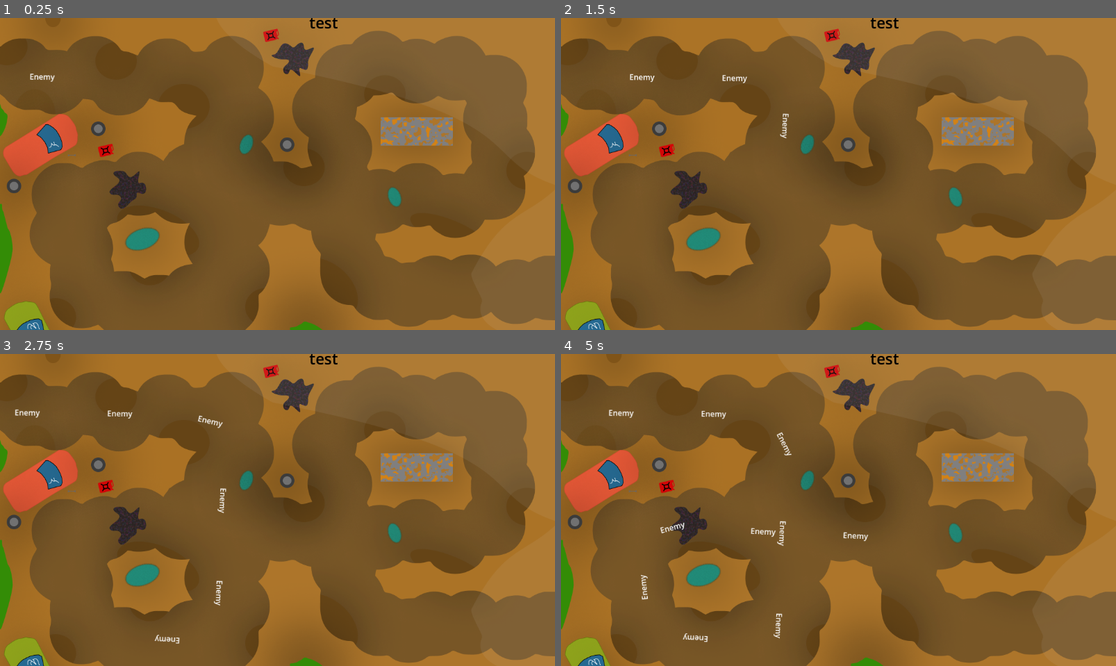
Above: before the commit, frames 1-4 (two rows, left to right).
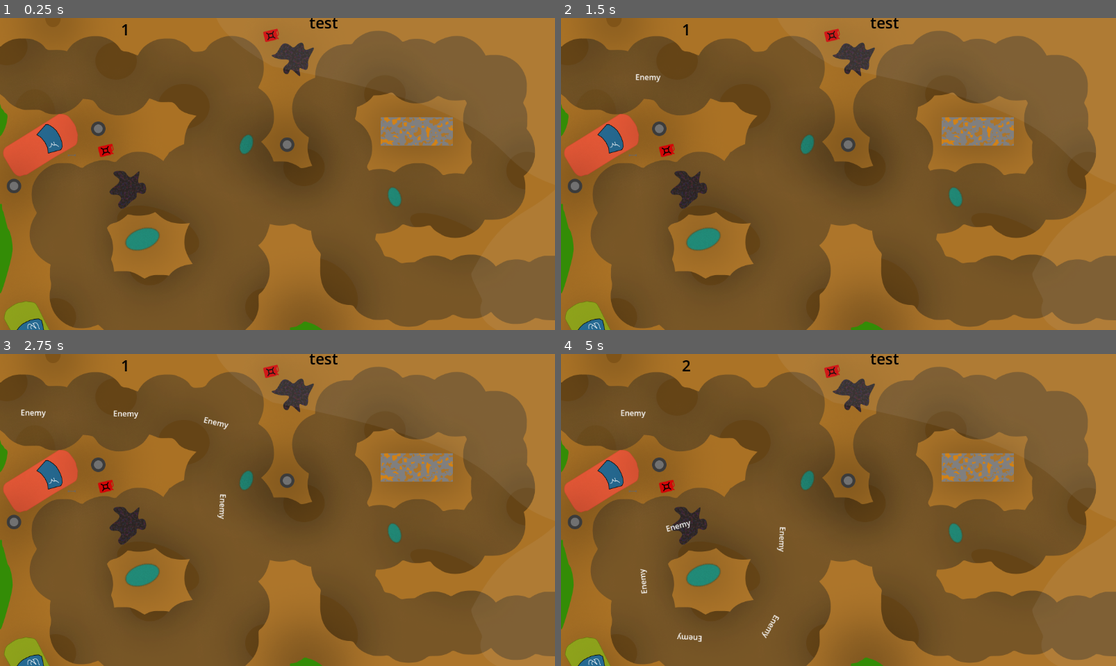
Above: after the commit, the same moments.

Repository: Nils1024/campfire-flagship
Game: Godot game, scene res://test.tscn
The game is run twice, just before and just after one commit, with the same random seed, the same clock (stepped at 60 frames per second) and the same inputs.
Inputs:
- Up to frame 1 (0.25 s): no input
- Up to frame 2 (1.5 s): tap Enter at 0.5, 0.6 s; tap Keypad Enter at 1.35 s
- Up to frame 3 (2.75 s): tap Enter at 2.1 s
- Up to frame 4 (5 s): tap Keypad Enter at 2.85, 4.35 s; tap Enter at 3.6 s

The runs differ from the first frame. In frame 1, less than 0.1% of the frame differs, in the area x 5-23%, y 2-21%; in frame 2, 0.2%; in frame 3, 0.4%; in frame 4, 0.8%, in the area x 8-56%, y 2-93%.

Commit message:
Base Round Num System + Powerup Vars

Diff:
--- a/Scripts/barcode.gd
+++ b/Scripts/barcode.gd
@@ -32,6 +32,9 @@
 func _ready() -> void:
 	print(codes["code1"])
 
+func _physics_process(delta):
+	$roundnum.text = str(Pause.roundnum)
+
 func _input(event: InputEvent) -> void:
 	if event is InputEventKey and event.pressed:
 		var keycode = event.keycode
--- a/Scripts/level_system.gd
+++ b/Scripts/level_system.gd
@@ -3,11 +3,26 @@
 var spawn_queue = []
 @onready var tower_scene = preload("res://enemy.tscn")
 
+
+
 # Called when the node enters the scene tree for the first time.
 func _ready() -> void:
-	for i in range(10):
+
+	for i in range(Pause.roundnum * 5):
 		add()
 		await get_tree().create_timer(.5).timeout
+	Pause.roundnum += 1
+	await get_tree().create_timer(1).timeout
+	next_level()
+
+func next_level():
+
+	for i in range(Pause.roundnum * 5):
+		add()
+		await get_tree().create_timer(.5).timeout
+	Pause.roundnum += 1
+	await get_tree().create_timer(1).timeout
+	next_level()
 
 # Called every frame. 'delta' is the elapsed time since the previous frame.
 func _process(delta: float) -> void:
--- a/Scripts/pause.gd
+++ b/Scripts/pause.gd
@@ -1,4 +1,6 @@
 extends Node
+
+var roundnum := 0
 
 var enemies_found = []
 
--- a/Scripts/shopmanager.gd
+++ b/Scripts/shopmanager.gd
@@ -1,6 +1,10 @@
 extends Node
 
 var barcode_buffer: String = ""
+var multiplier :float = 1.0
+var reloadtime : float = 1.0
+var towerRadius : float = 1.0
+var strenght : float = 1.0
 
 enum barcodeState {
 	WAITING_FOR_TOWER,
@@ -55,13 +59,14 @@
 
 	match powerup:
 		"FasterReload":
-			pass
+			if reloadtime != 0.1:
+				reloadtime = reloadtime - 0.1
 		"BiggerRadius":
-			pass
+			towerRadius += .5
 		"MorePower":
-			pass
+			strenght += 1
 		"2xPoints":
-			pass
+			multiplier *= 2
 
 
 func reset_scan_state():
--- a/test.tscn
+++ b/test.tscn
@@ -44,3 +44,12 @@
 
 [node name="Path" parent="." unique_id=1027853351 instance=ExtResource("4_ykrsh")]
 script = ExtResource("5_g14j6")
+
+[node name="roundnum" type="Label" parent="." unique_id=261485593]
+offset_left = 251.0
+offset_top = 1.0
+offset_right = 758.0
+offset_bottom = 101.0
+theme_override_colors/font_color = Color(0, 0, 0, 1)
+theme_override_font_sizes/font_size = 32
+text = "test"
Not shown: 1 places in test.tscn that only renumber resources
Not shown, changed: README.md
